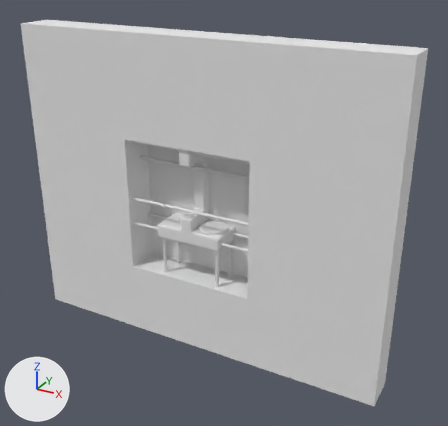
One commit to the Blender file development/flash/assets/levels/011/011.blend: the scene before it, then after it.
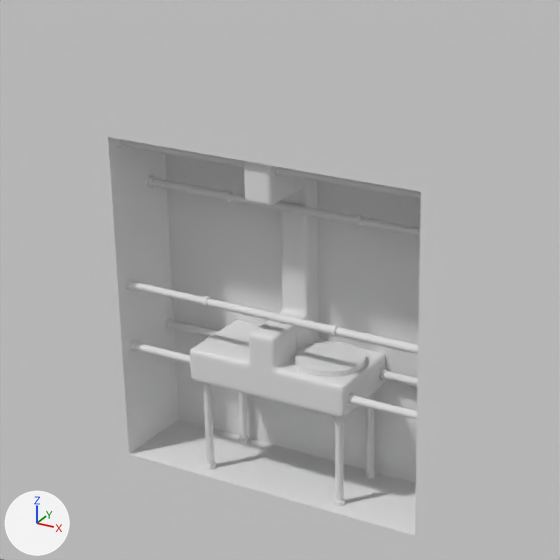
Old and new are each drawn whole from a 50 mm camera at (25.9, -41.2, 21.1) aimed at (2.7, 1.0, 0.0) and again close up on the part from 18% to 68% of the width and 20% to 72% of the height. Every picture has the same lights, and +X, +Y and +Z are marked at lower left.

Before the edit, the objects in view are built like this:
```python
me_level_17 = bpy.data.meshes.new('LEVEL_17')
me_level_17.from_pydata(...)  # 4616 vertices, 4268 faces; spans x -15.3..17.8, y -1.7..1.6, z -10.7..16.4
me_level_17.materials.append(mat_material)  # its picture is missing
me_plane_005 = bpy.data.meshes.new('Plane.005')
me_plane_005.from_pydata(...)  # a 24-sided cylinder along z spanning x -1.19..1.19, y -1.19..1.19, z -0.1..0.1
ob_level_17 = bpy.data.objects.new('LEVEL_17', me_level_17)
ob_level_17.location = (-0.19, 0.09, -1.69)
ob_plane_005 = bpy.data.objects.new('Plane.005', me_plane_005)
ob_plane_005.location = (2.2, 0.03, -1.12)
ob_plane_005.rotation_euler = (0.0, 3.142, 0.0)  # degrees (0, 180, 0)
```
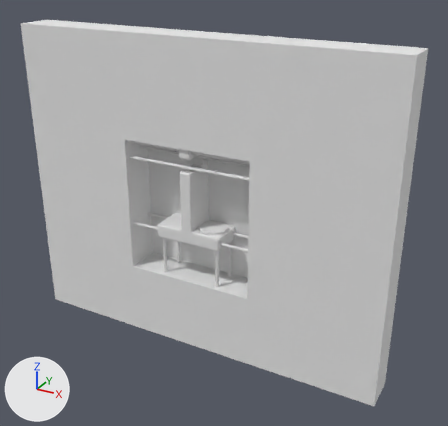
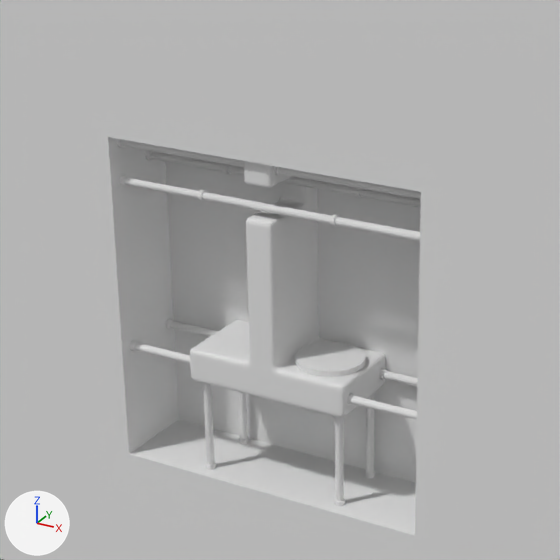
The change in detail:
me_level_17 has 4616 vertices, 4268 faces and spans x -15.3..17.8, y -1.7..1.6, z -10.7..16.4.
me_level_17 is used by ob_level_17; location (-0.19, 0.09, -1.69).
me_level_17 part 1: the loose piece of 39 vertices spanning x 0.1..1.0, y -1.5..-1.4, z 6.2..7.8 is scaled about its middle by (1, 1, 0.604), then moved by (0.0, 0.0, 0.3).
me_level_17 part 2: the loose piece of 36 vertices spanning x 0.1..1.0, y 0.6..0.7, z 1.6..6.2 is scaled about its middle by (1, 1, 0.217), then moved by (0.0, 0.0, 2.3).
me_level_17 part 3: the loose piece of 60 vertices spanning x 0.1..1.0, y -1.5..0.7, z 1.5..1.7 is moved by (0.0, 0.0, 4.0).
me_level_17 part 4: the loose piece of 27 vertices spanning x -5.3..6.6, y -1.3..-1.0, z 2.0..2.3 is moved by (0.0, 0.0, 3.8).
me_level_17 part 5: the loose piece of 49 vertices spanning x -1.9..-1.8, y -1.3..-0.9, z 2.0..2.4 is moved by (0.0, 0.0, 3.8).
me_level_17 part 6: the loose piece of 25 vertices spanning x 3.2..3.3, y -1.3..-0.9, z 2.0..2.4 is moved by (0.0, 0.0, 3.8).
me_level_17 part 7: the loose piece of 49 vertices spanning x 3.1..3.3, y -1.3..-0.9, z 2.0..2.4 is moved by (0.0, 0.0, 3.8).
me_level_17 part 8: the loose piece of 27 vertices spanning x -5.3..6.6, y 0.3..0.6, z 5.3..5.6 is moved by (0.0, 0.0, 1.0).
me_level_17 part 9: the loose piece of 49 vertices spanning x -1.9..-1.8, y 0.3..0.7, z 5.3..5.7 is moved by (0.0, 0.0, 1.0).
me_level_17 part 10: the loose piece of 27 vertices spanning x -5.1..-4.9, y 0.3..0.7, z 5.3..5.7 is moved by (0.0, 0.0, 1.0).
me_level_17 part 11: 130 of the vertices in x 0.0..1.1, y -1.5..1.6, z 6.0..6.4 are moved by (0.0, 0.0, 0.6).
me_level_17 part 12: 98 of the vertices in x 3.1..3.3, y 0.3..0.7, z 5.3..5.7 are moved by (0.0, 0.0, 1.0).
me_level_17 part 13: 168 of the vertices in x 0.0..1.1, y -1.5..1.6, z 1.4..1.8 are moved by (0.0, 0.0, 4.0).

What differs and where, as boxes (x1, y1, x2, y2) in the close-ups (560 x 560 px; the box of a moved part takes in the faces that stretch with it):
part 1 of me_level_17, moved or reshaped: before (244, 161, 270, 205); after (244, 161, 270, 188)
part 2 of me_level_17, moved or reshaped: before (281, 189, 307, 316); after (280, 183, 305, 203)
part 3 of me_level_17, moved or reshaped: before (250, 310, 306, 339); after (247, 199, 305, 225)
part 4 of me_level_17, moved or reshaped: before (130, 282, 418, 354); after (124, 177, 420, 242)
part 5 of me_level_17, moved or reshaped: before (202, 296, 208, 307); after (197, 190, 204, 201)
part 6 of me_level_17, moved or reshaped: before (334, 325, 339, 337); after (333, 215, 339, 227)
part 7 of me_level_17, moved or reshaped: before (331, 325, 337, 337); after (330, 214, 336, 227)
part 8 of me_level_17, moved or reshaped: before (152, 178, 420, 237); after (150, 151, 421, 207)
part 9 of me_level_17, moved or reshaped: before (224, 191, 230, 202); after (223, 164, 228, 175)
part 10 of me_level_17, moved or reshaped: before (147, 176, 154, 188); after (145, 151, 151, 161)
part 11 of me_level_17, moved or reshaped: before (269, 165, 318, 311); after (269, 165, 317, 199)
part 12 of me_level_17, moved or reshaped: before (354, 215, 362, 227); after (354, 188, 361, 198)
part 13 of me_level_17, moved or reshaped: before (249, 304, 319, 363); after (246, 193, 319, 363)
